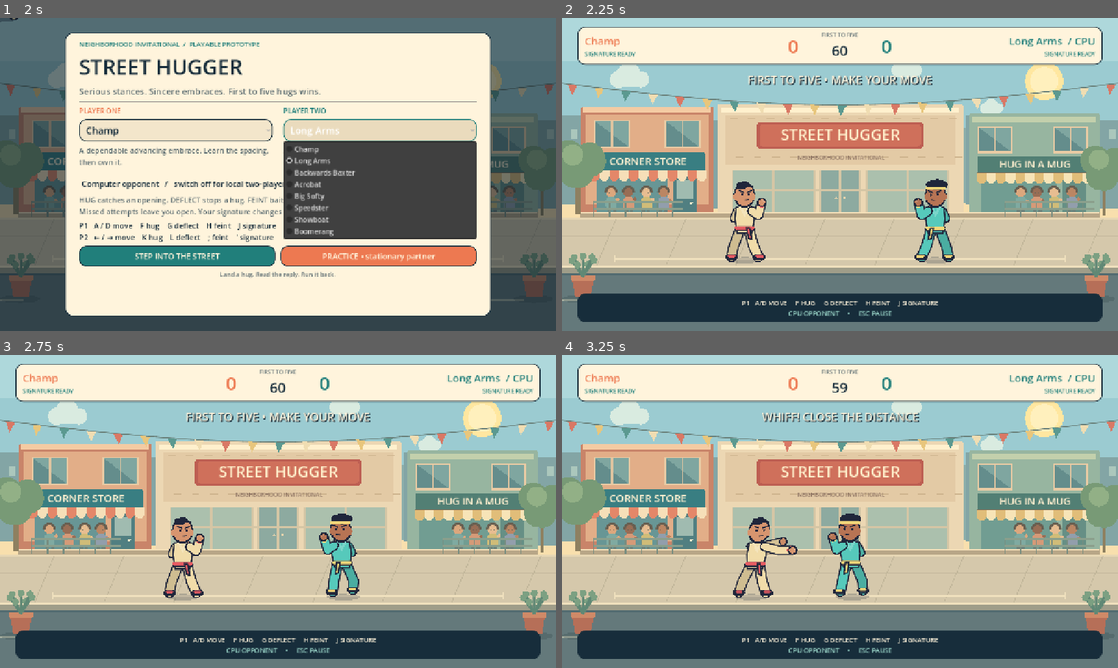
Above: before the commit, frames 1-4 (two rows, left to right).
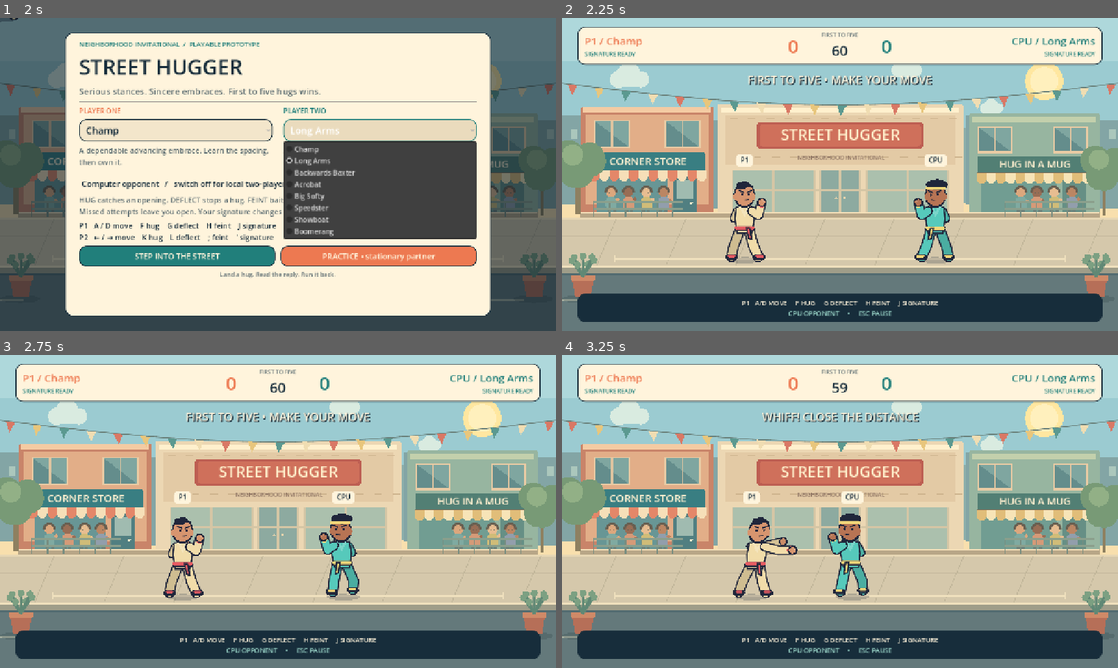
Above: after the commit, the same moments.

Repository: jbax-and-his-ai-pals/013-street-hugger
Game: Godot game, scene res://main.tscn
Same seed, same stepped clock (60 frames per second), same inputs: the game is played once before the commit and once after it.
Inputs:
- Up to frame 1 (2 s): click "Champ" at 0.5 s; click "Long Arms" at 1.25 s
- Up to frame 2 (2.25 s): click "STEP INTO THE STREET" at 2 s
- Up to frame 3 (2.75 s): no input
- Up to frame 4 (3.25 s): tap Enter at 2.75 s; hold D from 2.78 s (still down); tap F at 2.85 s; tap G at 3.05 s

Frame 1 is identical in both runs. In frame 2, 0.7% of the frame differs, in the area x 4-96%, y 6-48%; in frame 3, 0.7%; in frame 4, 0.7%.

Commit message:
Isolate practice controls and keep the partner stationary

Diff:
--- a/scripts/game_ui.gd
+++ b/scripts/game_ui.gd
@@ -359,8 +359,8 @@
 	_hud.show()
 	_result.hide()
 	_pause.hide()
-	_p1_name.text = p1_name
-	_p2_name.text = p2_name + ("  / CPU" if versus_ai else "")
+	_p1_name.text = "P1 / " + p1_name
+	_p2_name.text = ("CPU / " if versus_ai else "P2 / ") + p2_name
 	_p2_controls.text = "CPU OPPONENT     •     ESC PAUSE" if versus_ai else "P2   ←/→ MOVE     K HUG     L DEFLECT     ; FEINT     ' SIGNATURE     •     ESC PAUSE"
 	update_hud(0, 0, 60.0, "")
 	update_signatures(0.0, 0.0)
@@ -380,9 +380,10 @@
 	_practice = value
 	_round_label.text = "PRACTICE" if value else "FIRST TO FIVE"
 	if value:
+		_p2_name.text = _p2_name.text.replace("P2 / ", "PARTNER / ")
 		_timer.text = "∞"
 		_timer.add_theme_color_override("font_color", INK)
-		_p2_controls.text = "STATIONARY PARTNER     •     ESC PAUSE / CHOOSE CHARACTERS"
+		_p2_controls.text = "PARTNER CONTROLS DISABLED     •     ESC PAUSE / CHOOSE CHARACTERS"
 
 
 func show_result(message: String) -> void:
--- a/scripts/main.gd
+++ b/scripts/main.gd
@@ -6,6 +6,9 @@
 const NAMES = ["Champ", "Long Arms", "Backwards Baxter", "Acrobat", "Big Softy", "Speedster", "Showboat", "Boomerang"]
 const SPECIALS = ["POWER STEP", "LONG DISTANCE", "REVERSE HUG", "HEAD OVER HEELS", "BEAR NECESSITIES", "QUICK SQUEEZE", "GRAND ENTRANCE", "RETURN TO SENDER"]
 const FLOOR_Y = 555.0
+const ACTION_KEYS = [[KEY_F, KEY_G, KEY_H, KEY_J], [KEY_K, KEY_L, KEY_SEMICOLON, KEY_APOSTROPHE]]
+const MOVE_KEYS = [[KEY_A, KEY_D], [KEY_LEFT, KEY_RIGHT]]
+var held_keys = {}
 var fighters = []
 var ui
 var running = false
@@ -26,7 +29,9 @@
 
 func _ready():
 	rng.randomize()
-	add_child(Stage.new())
+	var stage = Stage.new()
+	stage.show_behind_parent = true
+	add_child(stage)
 	for i in range(2):
 		var visual = Visual.new()
 		add_child(visual)
@@ -45,6 +50,7 @@
 	return {"visual": visual, "character": index, "x": 420.0 + index * 440.0, "facing": 1.0 if index == 0 else -1.0, "action": "idle", "time": 0.0, "duration": 1.0, "resolved": false, "score": 0, "cooldown": 0.0, "move": 0.0, "origin": 0.0, "action_facing": 1.0, "embrace_from": 0.0, "embrace_to": 0.0}
 
 func start_match(p1, p2, use_ai):
+	held_keys.clear()
 	last_picks = [p1, p2]
 	versus_ai = use_ai
 	practice = false
@@ -64,6 +70,7 @@
 	update_visuals()
 
 func back_to_menu():
+	held_keys.clear()
 	running = false
 	paused = false
 	ui.set_paused(false)
@@ -87,21 +94,38 @@
 	ai_timer = 0.4
 	ai_direction = 0.0
 
+func human_controls(index):
+	return index == 0 or (not practice and not versus_ai)
+
+func _notification(what):
+	if what == NOTIFICATION_WM_WINDOW_FOCUS_OUT:
+		held_keys.clear()
+
 func _input(event):
-	if event is InputEventKey and event.pressed and not event.echo:
-		if event.keycode == KEY_ESCAPE and running:
+	if event is InputEventKey:
+		# Use the physical position consistently for both actions and movement.
+		# Fall back only for synthetic events that have no physical keycode.
+		var code = event.physical_keycode if event.physical_keycode != 0 else event.keycode
+		if event.pressed:
+			held_keys[code] = true
+		else:
+			held_keys.erase(code)
+		if not event.pressed or event.echo:
+			return
+		if code == KEY_ESCAPE and running:
+			held_keys.clear()
 			paused = not paused
 			ui.set_paused(paused)
 			return
 		if not running or paused or reset_timer > 0.0:
 			return
-		var keys = [[KEY_F, KEY_G, KEY_H, KEY_J], [KEY_K, KEY_L, KEY_SEMICOLON, KEY_APOSTROPHE]]
 		for i in range(2):
-			if i == 1 and versus_ai:
+			if not human_controls(i):
 				continue
 			for k in range(4):
-				if event.physical_keycode == keys[i][k] or event.keycode == keys[i][k]:
+				if code == ACTION_KEYS[i][k]:
 					begin_action(i, ["hug", "deflect", "feint", "special"][k])
+					return
 
 func begin_action(index, action):
 	var f = fighters[index]
@@ -164,12 +188,10 @@
 		f.cooldown = maxf(0.0, f.cooldown - delta)
 		if f.action in ["idle", "walk"]:
 			var direction = 0.0
-			if i == 0:
-				direction = float(Input.is_physical_key_pressed(KEY_D)) - float(Input.is_physical_key_pressed(KEY_A))
-			elif versus_ai:
+			if human_controls(i):
+				direction = float(held_keys.has(MOVE_KEYS[i][1])) - float(held_keys.has(MOVE_KEYS[i][0]))
+			elif versus_ai and not practice:
 				direction = ai_direction
-			else:
-				direction = float(Input.is_physical_key_pressed(KEY_RIGHT)) - float(Input.is_physical_key_pressed(KEY_LEFT))
 			f.move = direction
 			f.x = clampf(f.x + direction * 245.0 * delta, 90.0, 1190.0)
 			f.facing = 1.0 if other.x >= f.x else -1.0
@@ -189,10 +211,13 @@
 	# Walking cannot pass through a partner. Committed signatures may cross sides.
 	var separation = fighters[1].x - fighters[0].x
 	if absf(separation) < 68.0 and fighters[0].action in ["idle", "walk"] and fighters[1].action in ["idle", "walk"]:
-		var middle = clampf((fighters[0].x + fighters[1].x) * 0.5, 124.0, 1156.0)
 		var order = 1.0 if separation >= 0.0 else -1.0
-		fighters[0].x = middle - order * 34.0
-		fighters[1].x = middle + order * 34.0
+		if practice:
+			fighters[0].x = fighters[1].x - order * 68.0
+		else:
+			var middle = clampf((fighters[0].x + fighters[1].x) * 0.5, 124.0, 1156.0)
+			fighters[0].x = middle - order * 34.0
+			fighters[1].x = middle + order * 34.0
 	# Both contact candidates are collected before resolution to keep simultaneous hugs fair.
 	var attempts = []
 	for i in range(2):
@@ -319,6 +344,13 @@
 	queue_redraw()
 
 func _draw():
+	if running:
+		for i in range(2):
+			var label = "P1" if i == 0 else ("PARTNER" if practice else ("CPU" if versus_ai else "P2"))
+			var label_width = ThemeDB.fallback_font.get_string_size(label, HORIZONTAL_ALIGNMENT_LEFT, -1, 16).x
+			var point = Vector2(fighters[i].x, FLOOR_Y - 222.0)
+			draw_style_box(marker_style(), Rect2(point + Vector2(-label_width / 2.0 - 10.0, -19.0), Vector2(label_width + 20.0, 28.0)))
+			draw_string(ThemeDB.fallback_font, point + Vector2(-label_width / 2.0, 0.0), label, HORIZONTAL_ALIGNMENT_LEFT, -1, 16, Color("172d3b"))
 	for effect in effects:
 		var t = effect.time / 0.65
 		var color = effect.color
@@ -328,3 +360,9 @@
 			var center = Vector2(effect.x, FLOOR_Y - 105.0)
 			var direction = Vector2(cos(angle), sin(angle))
 			draw_line(center + direction * (30.0 + t * 70.0), center + direction * (45.0 + t * 90.0), color, 5.0, true)
+
+func marker_style():
+	var style = StyleBoxFlat.new()
+	style.bg_color = Color("fff4dc")
+	style.set_corner_radius_all(8)
+	return style
--- a/tests/test_game.gd
+++ b/tests/test_game.gd
@@ -30,6 +30,13 @@
 		var dt = minf(1.0 / 60.0, remaining)
 		game._physics_process(dt)
 		remaining -= dt
+
+func key_event(physical, pressed = true, logical = 0):
+	var event = InputEventKey.new()
+	event.physical_keycode = physical
+	event.keycode = physical if logical == 0 else logical
+	event.pressed = pressed
+	game._input(event)
 
 func run_tests():
 	game = load("res://main.tscn").instantiate()
@@ -130,6 +137,61 @@
 		game.rng.seed = 100 + cpu
 		step(61.5)
 		check(not game.running and game.fighters[1].score > 0, "CPU %s completes a match and can score" % game.NAMES[cpu])
+	var actions = ["hug", "deflect", "feint", "special"]
+	var p1_keys = [KEY_F, KEY_G, KEY_H, KEY_J]
+	var p2_keys = [KEY_K, KEY_L, KEY_SEMICOLON, KEY_APOSTROPHE]
+	for action_index in range(4):
+		game.start_practice(0, 1)
+		key_event(p1_keys[action_index])
+		check(game.fighters[0].action == actions[action_index] and game.fighters[1].action == "idle", "Practice P1 key controls only P1: " + actions[action_index])
+		game.start_practice(0, 1)
+		key_event(p2_keys[action_index])
+		check(game.fighters[0].action == "idle" and game.fighters[1].action == "idle", "Practice disables partner key: " + actions[action_index])
+		fresh()
+		key_event(p1_keys[action_index])
+		check(game.fighters[0].action == actions[action_index] and game.fighters[1].action == "idle", "Local P1 action remains isolated: " + actions[action_index])
+		fresh()
+		key_event(p2_keys[action_index])
+		check(game.fighters[1].action == actions[action_index] and game.fighters[0].action == "idle", "Local P2 action remains isolated: " + actions[action_index])
+	game.start_practice(0, 1)
+	var partner_x = game.fighters[1].x
+	key_event(KEY_LEFT)
+	step(0.2)
+	key_event(KEY_LEFT, false)
+	key_event(KEY_RIGHT)
+	step(0.2)
+	check(game.fighters[1].x == partner_x and game.fighters[0].x == 420.0, "Practice arrow keys cannot move either character")
+	key_event(KEY_RIGHT, false)
+	key_event(KEY_D)
+	step(0.2)
+	check(game.fighters[0].x > 420.0 and game.fighters[1].x == partner_x, "Practice D moves P1 only")
+	key_event(KEY_D, false)
+	var stopped_x = game.fighters[0].x
+	step(0.1)
+	check(game.fighters[0].x == stopped_x, "Releasing movement stops P1")
+	key_event(KEY_A)
+	step(0.1)
+	check(game.fighters[0].x < stopped_x, "Practice A moves P1 left")
+	key_event(KEY_A, false)
+	game.fighters[0].x = partner_x - 70.0
+	key_event(KEY_D)
+	step(0.3)
+	check(game.fighters[1].x == partner_x and is_equal_approx(game.fighters[0].x, partner_x - 68.0), "Walking into the practice partner cannot push them")
+	game._notification(Node.NOTIFICATION_WM_WINDOW_FOCUS_OUT)
+	check(game.held_keys.is_empty(), "Losing focus clears movement keys to prevent stuck walking")
+	fresh()
+	key_event(KEY_F, true, KEY_K)
+	check(game.fighters[0].action == "hug" and game.fighters[1].action == "idle", "A translated key cannot trigger both players")
+	game.start_practice(0, 1)
+	key_event(KEY_K, true, KEY_F)
+	check(game.fighters[0].action == "idle" and game.fighters[1].action == "idle", "Logical P1 alias cannot bypass disabled physical partner keys")
+	fresh()
+	key_event(KEY_RIGHT)
+	step(0.1)
+	check(game.fighters[1].x > 600.0 and game.fighters[0].x == 500.0, "Local arrow movement still controls P2 only")
+	game.start_match(0, 1, true)
+	key_event(KEY_K)
+	check(game.fighters[1].action == "idle", "CPU opponent ignores human P2 action keys")
 	game.queue_free()
 	await process_frame
 	print("\nRESULT: %d/%d passed" % [checks - failures, checks])
Not shown, changed: docs/PLAYTEST.md
Not shown, changed: docs/PROGRESS.md
